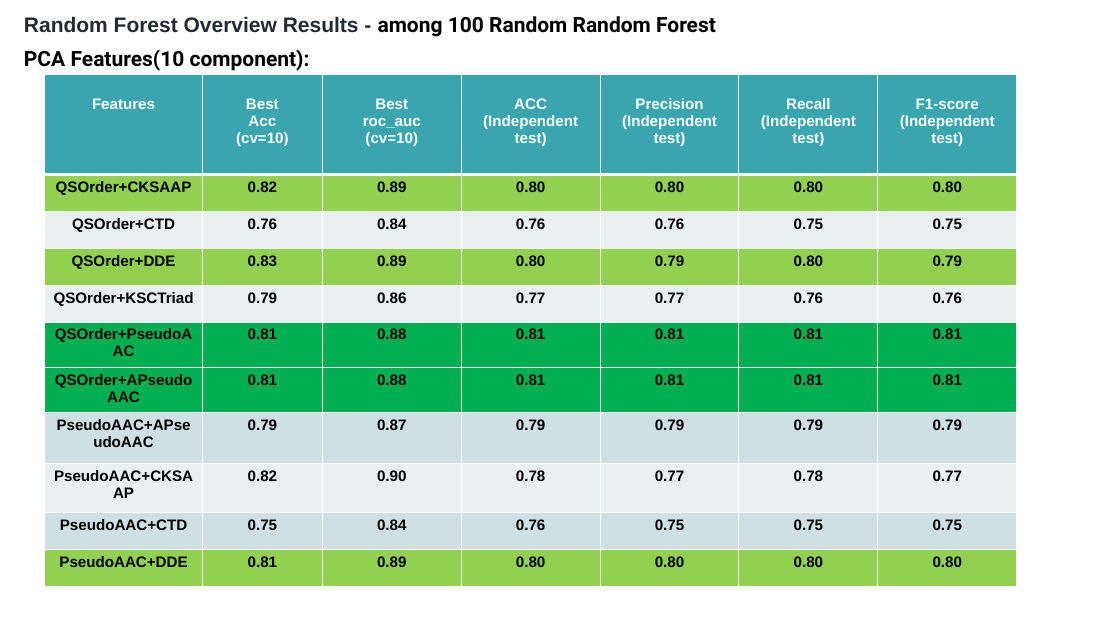
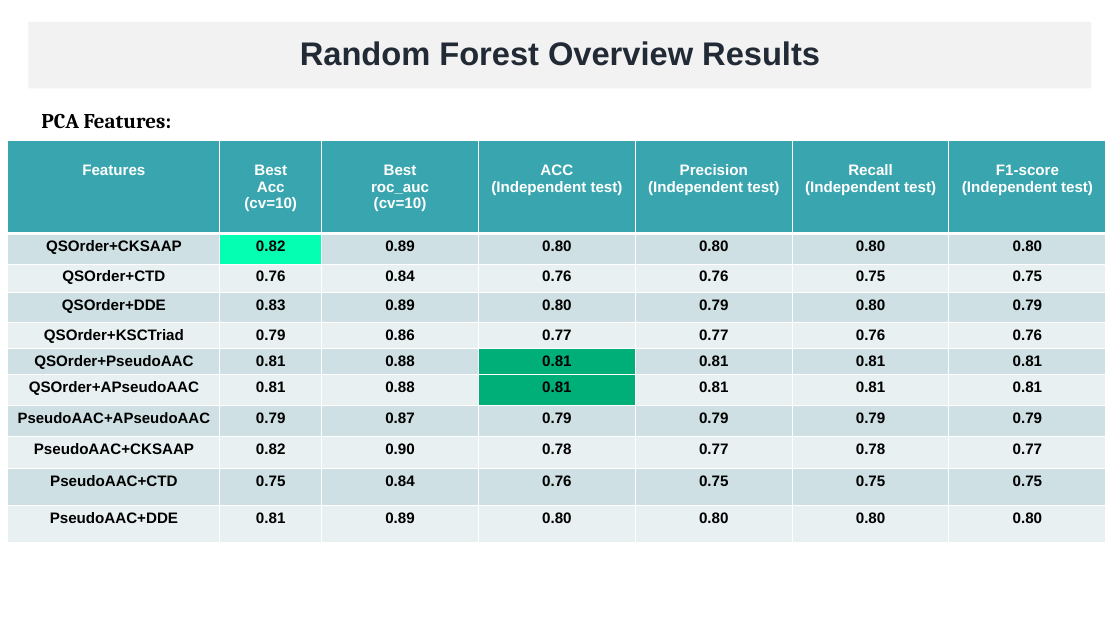
Before and after one commit to mtzynb/MyThesis, a slide deck: slide 34 of ThesisPresentation/thesis_presentation_26012022_Winter.pptx (slide 41 before the commit). Drawn at 1120x630 pixels with LibreOffice and Linux fonts; fonts in the diff are those of the drawing. Boxes give left, top, right and bottom in pixels: in the first picture for what was removed or moved away, otherwise in the second. Text is boxed around its words. In the diff, an @@ line names an element or a change of style, - is before the commit and + after.

```diff
--- a/ThesisPresentation/thesis_presentation_26012022_Winter.pptx
+++ b/ThesisPresentation/thesis_presentation_26012022_Winter.pptx
@@ text removed at [24,16,716,37] @@
-Random Forest Overview Results - among 100 Random Random Forest
@@ rectangle added at [29,22,1092,88], fill #F2F2F2, 28 pt, text #222A35, bold @@
+Random Forest Overview Results
@@ text at [41,114,172,129]: text changed; font Roboto to Cambria @@
-PCA Features(10 component):
+PCA Features:
@@ table at [8,140,1107,550] @@
@@ fill #92D050 to #CEE1E3 in 13 cells @@
@@ fill #92D050 to #05FFB2 in row 2, column 2 @@
@@ fill #00B050 to #CEE1E3 in 6 cells @@
@@ fill #00B050 to #00AE78 in 2 cells @@
@@ fill #00B050 to #E8F0F2 in 6 cells @@
@@ fill #92D050 to #E8F0F2 in row 11 @@
@@ size 13 to 12.8 pt in "PseudoAAC+APseudoAAC" @@
@@ table: place and size @@
-table at [45,75,1016,586]
+table at [8,140,1107,550]
```
Also in this commit, not shown: 17 other slides changed, 4 slides added, 11 slides removed, 1 other file.
